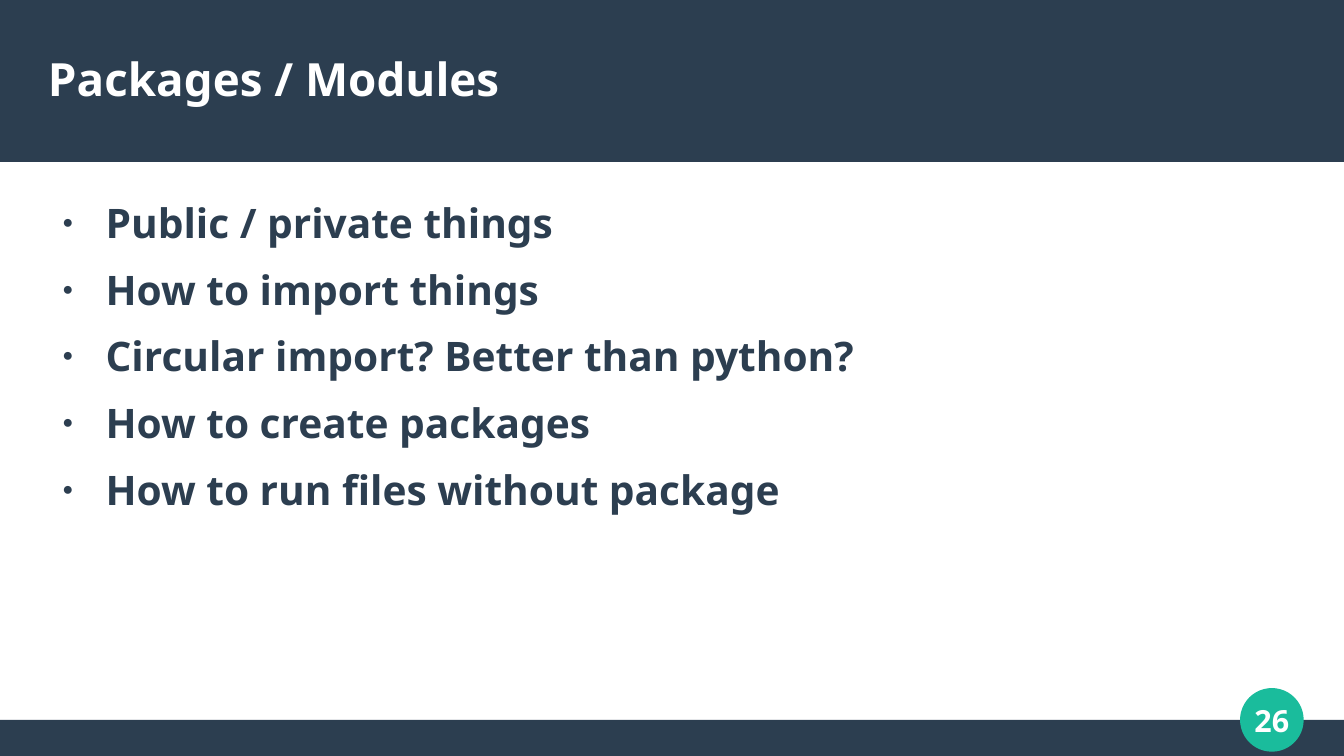
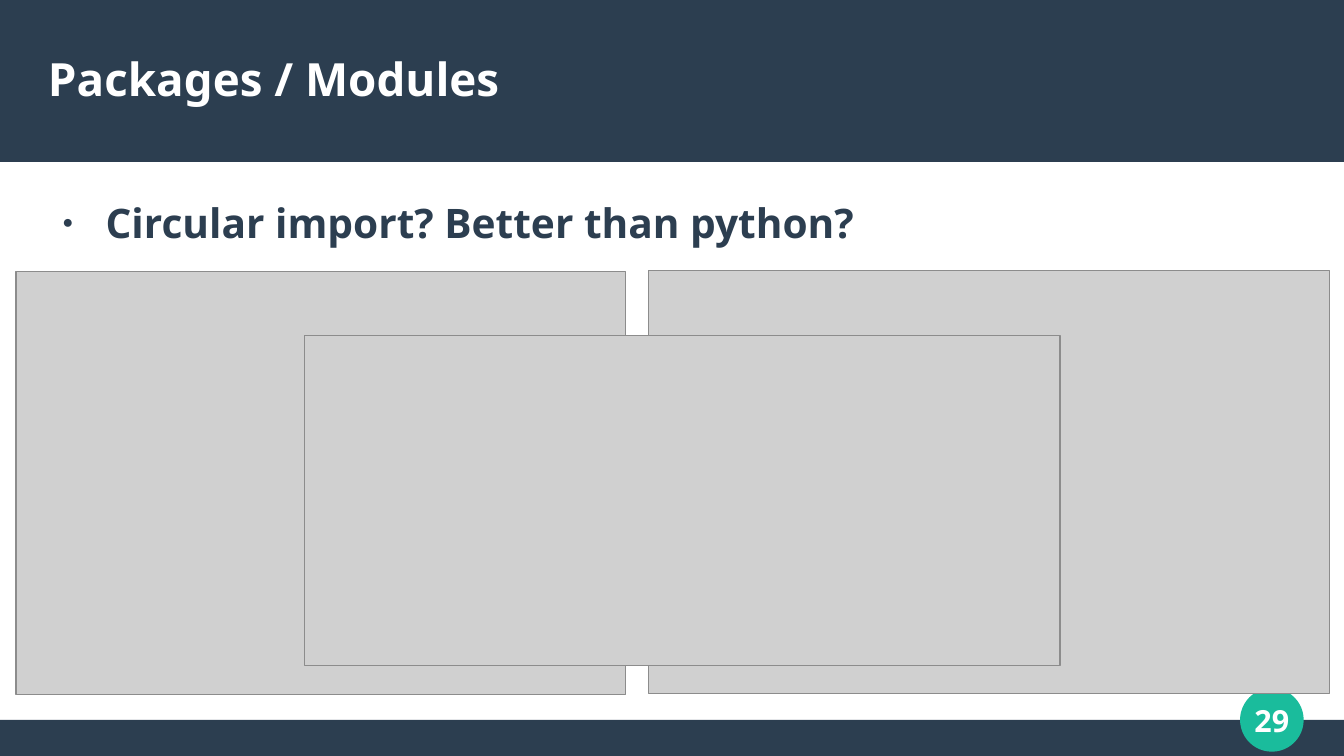
Before and after one commit to calvincramer/golang-training-2-completed, a slide deck: slide 29 of presentation-2.odp (slide 26 before the commit). Drawn at 1344x756 pixels with LibreOffice and Linux fonts; fonts in the diff are those of the drawing; grey boxes stand for pictures. Boxes give left, top, right and bottom in pixels: in the first picture for what was removed or moved away, otherwise in the second. Text is boxed around its words. In the diff, an @@ line names an element or a change of style, - is before the commit and + after.

```diff
--- a/presentation-2.odp
+++ b/presentation-2.odp
@@ text removed at (x1=106, y1=207, x2=854, y2=515) @@
-● Public / private things
-● How to import things
-● Circular import? Better than python?
-● How to create packages
-● How to run files without package
@@ text added at (x1=106, y1=207, x2=854, y2=248), 24 pt, text #2C3E50, bold @@
+● Circular import? Better than python?
@@ picture added at (x1=16, y1=272, x2=626, y2=695) @@
@@ picture added at (x1=649, y1=271, x2=1331, y2=694) @@
@@ picture added at (x1=305, y1=335, x2=1061, y2=666) @@
@@ page number at (x1=1254, y1=710, x2=1289, y2=733): text changed @@
-26
+29
```
Also in this commit, not shown: 17 other slides changed, 5 slides added, 1 slide removed, 1 other file.
